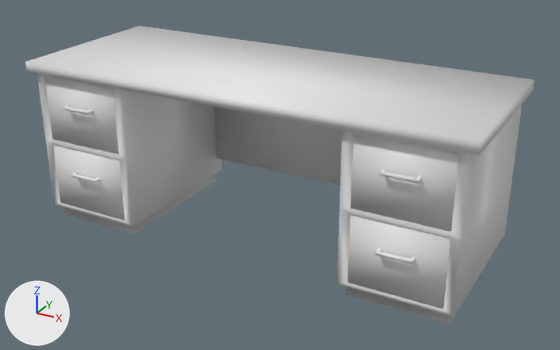
The FBX model Cyber_Siege/Assets/Models/Environment/Props/Misc props/Desk_low.fbx: old version first, new version second.
One viewpoint serves both versions: a camera (50 mm lens) standing at (1.73, -3.04, 1.84) and looking at (0.06, -0.02, 0.32). Arrows for +X, +Y and +Z are at lower left; the lights stay in place. Where no turn or scale is listed for an object, it has been applied to the vertices.

The first picture shows 'Desk_low', 'Drawer1_low', 'Drawer2_low', 'Drawer3_low', 'Drawer4_low'.
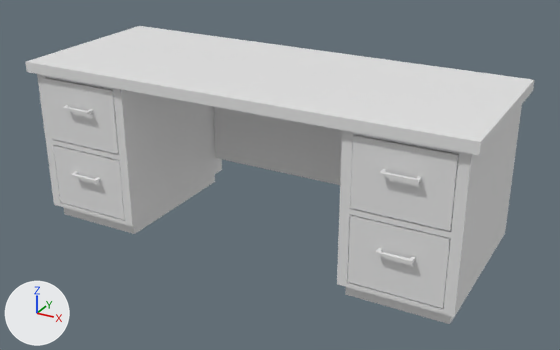
The change in detail:
me_cube has 96 vertices, 85 faces and spans x -1.11..1.11, y -0.44..0.44, z 0.0..0.83.
me_cube is used by ob_desk_low; location (0.0, 0.0, 0.0).
me_cube part 1: edges marked sharp go from 0 to 126.
me_cube_009 has 32 vertices, 26 faces and spans x -0.209..0.209, y -0.036..0.724, z -0.157..0.157.
me_cube_009 is used by ob_drawer2_low; location (-0.813, -0.407, 0.249).
me_cube_009 part 4: edges marked sharp go from 0 to 40.
me_cube_011 has 32 vertices, 26 faces and spans x -0.209..0.209, y -0.036..0.724, z -0.157..0.157.
me_cube_011 is used by ob_drawer3_low; location (0.813, -0.407, 0.601).
me_cube_011 part 2: edges marked sharp go from 0 to 40.
me_cube_010 has 32 vertices, 26 faces and spans x -0.209..0.209, y -0.036..0.724, z -0.157..0.157.
me_cube_010 is used by ob_drawer4_low; location (0.813, -0.407, 0.249).
me_cube_010 part 3: edges marked sharp go from 0 to 40.
Object 'Drawer1_low' (ob_drawer1_low) moves from (-0.813, -0.407, 0.601) to (-0.813, -0.41, 0.601).
Object 'Drawer3_low' (ob_drawer3_low) moves from (0.813, -0.407, 0.601) to (0.813, -0.41, 0.601).

Boxes [x1, y1, x2, y2] around the edits, measured in the pictures (560 x 350 px):
'Drawer3_low', shading changed, moved: before [351, 135, 459, 231]; after [350, 135, 459, 231]
'Drawer1_low', moved: [45, 77, 119, 154] in both
part 1 of me_cube, shading changed: [26, 26, 535, 324] in both
part 3 of me_cube_010, shading changed: [348, 215, 451, 308] in both
part 4 of me_cube_009, shading changed: [54, 145, 125, 220] in both
